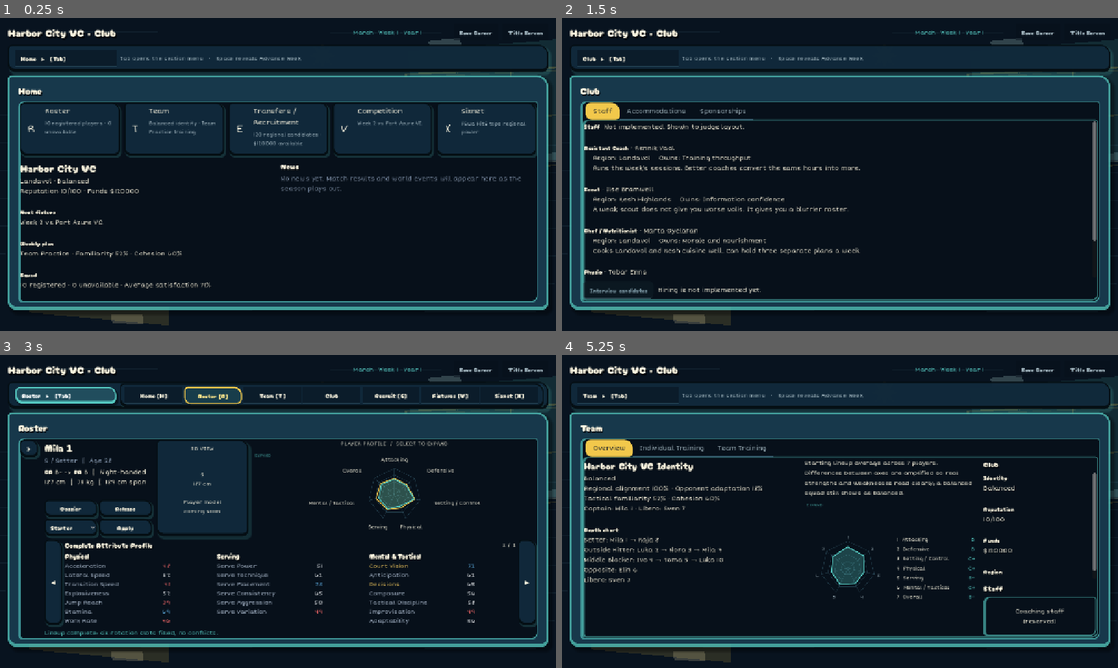
Above: before the commit, frames 1-4 (two rows, left to right).
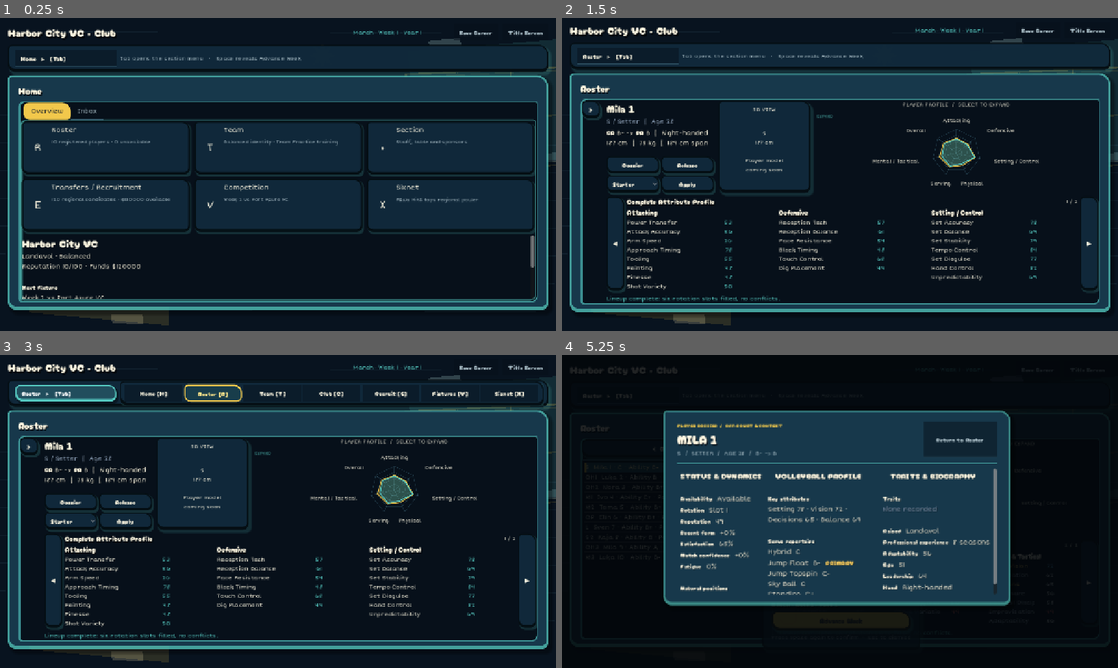
Above: after the commit, the same moments.

Repository: iracarranza/volley-world-manager
Game: Godot game, scene res://tools/preview/dashboard_preview.tscn
Two runs of this game, one before a commit and one after it. Both use one fixed random seed, a clock stepped at 60 frames per second and the inputs below. This scene is started directly instead of the project's main scene.
Inputs (mouse positions are in pixels of both pictures, inside the frame that each line leads up to; where the layout moved, square brackets give the same spot in the first picture):
- Up to frame 1 (0.25 s): no input
- Up to frame 2 (1.5 s): click (667, 149) [634, 130] at 0.5 s; click (895, 55) at 1.25 s, where only the run before the commit has a clickable "Club"
- Up to frame 3 (3 s): click "Title Screen" at 2 s; click "Roster ▸ [Tab]" at 2.75 s
- Up to frame 4 (5.25 s): click ">" at 3.5 s; click "< Collapse roster" (after the commit: ">") at 4.25 s; click "Dossier" at 5 s

The runs differ from the first frame. In frame 1, 28% of the frame differs, in the area x 3-97%, y 26-91%; in frame 2, 23%; in frame 3, 17%; in frame 4, 55%, in the area x 0-100%, y 3-99%.

Commit message:
Give Home room to grow, and spend the Club panel's width on content
Two layout problems, both about what happens as sections keep arriving.

Home is split into Overview and Inbox, the same TabContainer shape Team
and Club use. The crowding was two pressures at different rates: the card
grid gains an entry per nav section, and the feed gains one per *event
type* -- fixtures now, then voli complaints, sponsor offers, staff
results. Those do not belong in one column. Overview keeps the cards and
the summary; Inbox takes the feed at full width, where it can become a
real inbox instead of a sidebar being squeezed.

The card grid drops from five columns to three. At five, a sixth card
forces a lonely second row and every card narrows as sections are added.
At three, six cards make a clean 3x2, a seventh wraps predictably, and
card width no longer depends on how many sections exist -- growth changes
the number of rows rather than the legibility of any card.

Club gains a card there and the `C` shortcut, labelled `Club [C]`
alongside the rest.

Accommodations becomes two columns. Voli reaction was a foldout and
should not have been: a full-width dropdown over a short list is mostly
whitespace, and whitespace carrying nothing is not breathing room, it is
just empty. It is now a standing card in the right column -- it is the
thing a reader opens the panel to see -- while the left column holds the
controls and the three foldouts that genuinely are optional detail
(Paste stores, Lodging, Chef's attention). The left is weighted 1.35x so
the controls get their room and the card still fills its side.

Recorded rather than solved: three columns is a layout answer to Home's
growth, not a structural one. Past roughly eight sections the card grid
stops being a summary and becomes a second nav menu, and the honest fix
then is cards for the two or three sections that need attention *this
week*, chosen by the game rather than one per section. Not worth building
before the crowding is real.

793 checks, 792 passing -- the failure is the attack-symmetry ratchet
carried in from 75d0ca0. No dangling unique names after the reparenting.

Co-Authored-By: Claude Opus 5 <noreply@anthropic.com>
Claude-Session: https://claude.ai/code/session_0197KZ6RDwTpMdR7xHdkkPxn

Diff:
--- a/scenes/screens/career_dashboard.gd
+++ b/scenes/screens/career_dashboard.gd
@@ -141,6 +141,8 @@
 @onready var meal_option: OptionButton = %MealOption
 @onready var paste_row: HBoxContainer = %PasteRow
 @onready var accommodations_summary: RichTextLabel = %AccommodationsSummary
+@onready var foldout_column: VBoxContainer = %FoldoutColumn
+@onready var reaction_panel: RichTextLabel = %ReactionPanel
 @onready var sponsorship_summary: RichTextLabel = %SponsorshipSummary
 @onready var identity_finance_panel: RichTextLabel = %IdentityFinancePanel
 @onready var training_option: OptionButton = %TrainingOption
@@ -231,7 +233,8 @@
 		expanded_wheel_profile_option.add_item(profile_name)
 	position_training_option.add_item("None")
 	for position_name in Familiarity.POSITIONS: position_training_option.add_item(position_name)
-	for card in [%RosterCard, %TeamCard, %TransfersCard, %CompetitionCard, %SixnetCard]:
+	for card in [%RosterCard, %TeamCard, %ClubCard, %TransfersCard,
+			%CompetitionCard, %SixnetCard]:
 		card.section_requested.connect(_navigate)
 	refresh()
 	_navigate("Home")
@@ -303,6 +306,8 @@
 			_navigate("Transfers")
 		KEY_V:
 			_navigate("Competition")
+		KEY_C:
+			_navigate("Club")
 		KEY_X:
 			_navigate("Sixnet")
 		_:
@@ -528,23 +533,84 @@
 	paste_row.add_child(add_chip)
 	accommodations_summary.text = "\n".join([
 		"[b]Accommodations[/b]  %s" % CLUB_UNBUILT,
+		"The table is squad-wide by default; feeding volis separately costs more",
+		"each time. A block holds two to four pastes, and how many is the chef's",
+		"ceiling.",
+	])
+	## Foldouts rather than one long column.
+	##
+	## This panel already overflowed at 1600x900 with three blocks in it, and it
+	## is going to gain more -- stores, lodging, per-voli exceptions. Stacking
+	## prose until it scrolls is how a menu becomes unreadable; a reader opens
+	## the one thing they came for and the rest stays a heading.
+	for child in foldout_column.get_children():
+		child.queue_free()
+	## The reaction is the thing a reader opens this panel to see, so it is a
+	## standing card in the right column rather than a foldout. It also fills
+	## space the controls do not need: a full-width dropdown over a narrow list
+	## is mostly whitespace, and whitespace that carries nothing is not legible,
+	## it is just empty.
+	reaction_panel.text = "\n".join([
+		"[b]Feli · Rusa Kentaro[/b]",
+		"    [i]happy; this is close to home cooking[/i]",
 		"",
-		"The table is squad-wide by default. Feeding volis separately is possible",
-		"and costs more each time, the way bespoke costs more than mass production.",
+		"[b]Vegi · Odile Ferrand[/b]",
+		"    [i]tiring of the ferment[/i]",
 		"",
-		"A block holds two to four pastes; how many is the chef's ceiling. Holding",
-		"one ratio too long sours it, so there is no settled best meal.",
+		"[b]Avi · Sanne Rooijakkers[/b]",
+		"    [i]\"I think I'm allergic to Xervyan food.\"[/i]",
 		"",
-		"[b]Lodging[/b] — home, or a room in a region somebody was not raised in.",
+		"[b]Vegi · Petra Hallam[/b]",
+		"    [i]no comment[/i]",
 		"",
-		"Sample squad reaction:",
-		"    Feli · Rusa Kentaro — [i]happy; this is close to home cooking[/i]",
-		"    Vegi · Odile Ferrand — [i]tiring of the ferment[/i]",
-		"    Avi · Sanne Rooijakkers — [i]\"I think I'm allergic to Xervyan food.\"[/i]",
+		"[i]The allergy may not be real. Volis report what they feel, not what",
+		"is happening to them, and telling those apart is the physio's job.[/i]",
+	])
+	_add_foldout("Paste stores", false, "\n".join([
+		"    Sharp ferment      [color=#7fbf6a]plentiful[/color]     local · 1.0x",
+		"    Smoky char         [color=#7fbf6a]plentiful[/color]     local · 1.0x",
+		"    Clean umami        [color=#c9a227]low[/color]           Kesh · 1.4x import",
+		"    Heavy sweet        [color=#c9a227]low[/color]           Xervya · 1.9x import",
+		"    Bitter herb        [color=#b5563f]none[/color]          Sud Marine · 1.6x import",
 		"",
-		"[i]That last one may not be true. Volis report what they feel, not what",
-		"is happening to them.[/i]",
-	])
+		"[i]Ingredients near the club are cheap and distance adds import cost. A",
+		"squad drawn from six regions cannot all eat local, so the cheapest table",
+		"is also the most homesick one.[/i]",
+	]))
+	_add_foldout("Lodging", false, "\n".join([
+		"    Home              Harbor City quarters · standing cost",
+		"    Next away trip    Kesh Highlands, week 4 · [i]not yet booked[/i]",
+		"",
+		"[i]A voli billeted near where they were raised feels differently about the",
+		"trip than one taken somewhere alien.[/i]",
+	]))
+	_add_foldout("Chef's attention", false, "\n".join([
+		"    Separate plans this week    [color=#7fbf6a]1[/color] of 3 used",
+		"",
+		"[i]Differentiation is bounded by the chef rather than by funds. Money is",
+		"fungible; attention is an allocation, so a better chef buys flexibility",
+		"rather than a larger number.[/i]",
+	]))
+
+
+## One collapsible block. Header button toggles the body, which starts closed
+## unless this is the thing a reader most likely came for.
+func _add_foldout(title: String, open: bool, body_text: String) -> void:
+	var header := Button.new()
+	header.toggle_mode = true
+	header.button_pressed = open
+	header.alignment = HORIZONTAL_ALIGNMENT_LEFT
+	header.text = ("▾  " if open else "▸  ") + title
+	foldout_column.add_child(header)
+	var body := RichTextLabel.new()
+	body.bbcode_enabled = true
+	body.fit_content = true
+	body.visible = open
+	body.text = body_text
+	foldout_column.add_child(body)
+	header.toggled.connect(func(pressed: bool) -> void:
+		body.visible = pressed
+		header.text = ("▾  " if pressed else "▸  ") + title)
 
 
 func _refresh_sponsorships() -> void:
@@ -595,6 +661,7 @@
 	%TeamCard.set_summary("%s identity · %s training" % [CareerManager.career.identity, CareerManager.career.training_focus])
 	%TransfersCard.set_summary("%d regional candidates · $%d available" % [CareerManager.career.transfer_pool.size(), CareerManager.career.finances])
 	%CompetitionCard.set_summary("%s" % ("Week %d vs %s" % [fixture.week, fixture.opponent_name] if fixture != null else "Schedule complete"))
+	%ClubCard.set_summary("Staff, table and sponsors")
 	%SixnetCard.set_summary(
 		"Champion: %s" % CareerManager.career.sixnet_champion_region
 		if not CareerManager.career.sixnet_champion_region.is_empty()
--- a/scenes/screens/career_dashboard.tscn
+++ b/scenes/screens/career_dashboard.tscn
@@ -131,69 +131,86 @@
 layout_mode = 2
 theme_override_constants/separation = 10
 
-[node name="HomeCards" type="GridContainer" parent="Margin/Root/Body/ContentPanel/ContentMargin/Content/Sections/Home"]
-layout_mode = 2
-size_flags_horizontal = 3
-columns = 5
-
-[node name="RosterCard" parent="Margin/Root/Body/ContentPanel/ContentMargin/Content/Sections/Home/HomeCards" instance=ExtResource("2")]
+[node name="HomeSubTabs" type="TabContainer" parent="Margin/Root/Body/ContentPanel/ContentMargin/Content/Sections/Home"]
+unique_name_in_owner = true
+layout_mode = 2
+size_flags_vertical = 3
+tabs_visible = true
+
+[node name="Overview" type="VBoxContainer" parent="Margin/Root/Body/ContentPanel/ContentMargin/Content/Sections/Home/HomeSubTabs"]
+layout_mode = 2
+
+[node name="Inbox" type="VBoxContainer" parent="Margin/Root/Body/ContentPanel/ContentMargin/Content/Sections/Home/HomeSubTabs"]
+layout_mode = 2
+
+[node name="HomeCards" type="GridContainer" parent="Margin/Root/Body/ContentPanel/ContentMargin/Content/Sections/Home/HomeSubTabs/Overview"]
+layout_mode = 2
+size_flags_horizontal = 3
+columns = 3
+
+[node name="RosterCard" parent="Margin/Root/Body/ContentPanel/ContentMargin/Content/Sections/Home/HomeSubTabs/Overview/HomeCards" instance=ExtResource("2")]
 unique_name_in_owner = true
 section_id = "Roster"
 title_text = "Roster"
 summary_text = "Players, availability and development."
 icon_text = "R"
 
-[node name="TeamCard" parent="Margin/Root/Body/ContentPanel/ContentMargin/Content/Sections/Home/HomeCards" instance=ExtResource("2")]
+[node name="TeamCard" parent="Margin/Root/Body/ContentPanel/ContentMargin/Content/Sections/Home/HomeSubTabs/Overview/HomeCards" instance=ExtResource("2")]
 unique_name_in_owner = true
 section_id = "Team"
 title_text = "Team"
 summary_text = "Identity, depth chart and weekly training."
 icon_text = "T"
 
-[node name="TransfersCard" parent="Margin/Root/Body/ContentPanel/ContentMargin/Content/Sections/Home/HomeCards" instance=ExtResource("2")]
+[node name="ClubCard" parent="Margin/Root/Body/ContentPanel/ContentMargin/Content/Sections/Home/HomeSubTabs/Overview/HomeCards" instance=ExtResource("2")]
+unique_name_in_owner = true
+layout_mode = 2
+size_flags_horizontal = 3
+
+[node name="TransfersCard" parent="Margin/Root/Body/ContentPanel/ContentMargin/Content/Sections/Home/HomeSubTabs/Overview/HomeCards" instance=ExtResource("2")]
 unique_name_in_owner = true
 section_id = "Transfers"
 title_text = "Transfers / Recruitment"
 summary_text = "Regional candidates and roster additions."
 icon_text = "E"
 
-[node name="CompetitionCard" parent="Margin/Root/Body/ContentPanel/ContentMargin/Content/Sections/Home/HomeCards" instance=ExtResource("2")]
+[node name="CompetitionCard" parent="Margin/Root/Body/ContentPanel/ContentMargin/Content/Sections/Home/HomeSubTabs/Overview/HomeCards" instance=ExtResource("2")]
 unique_name_in_owner = true
 section_id = "Competition"
 title_text = "Competition"
 summary_text = "Fixtures, results and match entry."
 icon_text = "V"
 
-[node name="SixnetCard" parent="Margin/Root/Body/ContentPanel/ContentMargin/Content/Sections/Home/HomeCards" instance=ExtResource("2")]
+[node name="SixnetCard" parent="Margin/Root/Body/ContentPanel/ContentMargin/Content/Sections/Home/HomeSubTabs/Overview/HomeCards" instance=ExtResource("2")]
 unique_name_in_owner = true
 section_id = "Sixnet"
 title_text = "Sixnet"
 summary_text = "World league standings and regional power."
 icon_text = "X"
 
-[node name="HomeBody" type="HBoxContainer" parent="Margin/Root/Body/ContentPanel/ContentMargin/Content/Sections/Home"]
+[node name="HomeBody" type="HBoxContainer" parent="Margin/Root/Body/ContentPanel/ContentMargin/Content/Sections/Home/HomeSubTabs/Overview"]
 layout_mode = 2
 size_flags_vertical = 3
 theme_override_constants/separation = 12
 
-[node name="HomeSummary" type="RichTextLabel" parent="Margin/Root/Body/ContentPanel/ContentMargin/Content/Sections/Home/HomeBody"]
-unique_name_in_owner = true
-layout_mode = 2
-size_flags_horizontal = 3
-size_flags_vertical = 3
-bbcode_enabled = true
-
-[node name="NewsColumn" type="VBoxContainer" parent="Margin/Root/Body/ContentPanel/ContentMargin/Content/Sections/Home/HomeBody"]
+[node name="HomeSummary" type="RichTextLabel" parent="Margin/Root/Body/ContentPanel/ContentMargin/Content/Sections/Home/HomeSubTabs/Overview/HomeBody"]
+unique_name_in_owner = true
+layout_mode = 2
+size_flags_horizontal = 3
+size_flags_vertical = 3
+bbcode_enabled = true
+
+[node name="NewsColumn" type="VBoxContainer" parent="Margin/Root/Body/ContentPanel/ContentMargin/Content/Sections/Home/HomeSubTabs/Inbox"]
 layout_mode = 2
 size_flags_horizontal = 3
 theme_override_constants/separation = 6
 
-[node name="NewsTitle" type="Label" parent="Margin/Root/Body/ContentPanel/ContentMargin/Content/Sections/Home/HomeBody/NewsColumn"]
+[node name="NewsTitle" type="Label" parent="Margin/Root/Body/ContentPanel/ContentMargin/Content/Sections/Home/HomeSubTabs/Inbox/NewsColumn"]
 layout_mode = 2
 theme_override_font_sizes/font_size = 18
 text = "News"
 
-[node name="NewsPanel" type="RichTextLabel" parent="Margin/Root/Body/ContentPanel/ContentMargin/Content/Sections/Home/HomeBody/NewsColumn"]
+[node name="NewsPanel" type="RichTextLabel" parent="Margin/Root/Body/ContentPanel/ContentMargin/Content/Sections/Home/HomeSubTabs/Inbox/NewsColumn"]
 unique_name_in_owner = true
 layout_mode = 2
 size_flags_vertical = 3
@@ -736,7 +753,7 @@
 size_flags_horizontal = 3
 toggle_mode = true
 clip_text = true
-text = "Club"
+text = "Club [C]"
 metadata/section = "Club"
 
 [node name="TransfersNav" type="Button" parent="NavDropdown/NavClip/DropdownPanel/NavMargin/Nav"]
@@ -805,28 +822,71 @@
 [node name="Accommodations" type="VBoxContainer" parent="Margin/Root/Body/ContentPanel/ContentMargin/Content/Sections/Club/ClubSubTabs"]
 layout_mode = 2
 
-[node name="MealRow" type="HBoxContainer" parent="Margin/Root/Body/ContentPanel/ContentMargin/Content/Sections/Club/ClubSubTabs/Accommodations"]
-layout_mode = 2
-
-[node name="MealLabel" type="Label" parent="Margin/Root/Body/ContentPanel/ContentMargin/Content/Sections/Club/ClubSubTabs/Accommodations/MealRow"]
+[node name="AccBody" type="HBoxContainer" parent="Margin/Root/Body/ContentPanel/ContentMargin/Content/Sections/Club/ClubSubTabs/Accommodations"]
+layout_mode = 2
+size_flags_vertical = 3
+
+[node name="AccLeft" type="VBoxContainer" parent="Margin/Root/Body/ContentPanel/ContentMargin/Content/Sections/Club/ClubSubTabs/Accommodations/AccBody"]
+layout_mode = 2
+size_flags_horizontal = 3
+size_flags_stretch_ratio = 1.35
+
+[node name="ReactionCard" type="PanelContainer" parent="Margin/Root/Body/ContentPanel/ContentMargin/Content/Sections/Club/ClubSubTabs/Accommodations/AccBody"]
+layout_mode = 2
+size_flags_horizontal = 3
+
+[node name="ReactionMargin" type="MarginContainer" parent="Margin/Root/Body/ContentPanel/ContentMargin/Content/Sections/Club/ClubSubTabs/Accommodations/AccBody/ReactionCard"]
+layout_mode = 2
+theme_override_constants/margin_left = 12
+theme_override_constants/margin_top = 10
+theme_override_constants/margin_right = 12
+theme_override_constants/margin_bottom = 10
+
+[node name="ReactionColumn" type="VBoxContainer" parent="Margin/Root/Body/ContentPanel/ContentMargin/Content/Sections/Club/ClubSubTabs/Accommodations/AccBody/ReactionCard/ReactionMargin"]
+layout_mode = 2
+
+[node name="ReactionTitle" type="Label" parent="Margin/Root/Body/ContentPanel/ContentMargin/Content/Sections/Club/ClubSubTabs/Accommodations/AccBody/ReactionCard/ReactionMargin/ReactionColumn"]
+layout_mode = 2
+text = "Voli reaction"
+
+[node name="ReactionPanel" type="RichTextLabel" parent="Margin/Root/Body/ContentPanel/ContentMargin/Content/Sections/Club/ClubSubTabs/Accommodations/AccBody/ReactionCard/ReactionMargin/ReactionColumn"]
+unique_name_in_owner = true
+layout_mode = 2
+size_flags_vertical = 3
+bbcode_enabled = true
+scroll_active = true
+
+[node name="MealRow" type="HBoxContainer" parent="Margin/Root/Body/ContentPanel/ContentMargin/Content/Sections/Club/ClubSubTabs/Accommodations/AccBody/AccLeft"]
+layout_mode = 2
+
+[node name="MealLabel" type="Label" parent="Margin/Root/Body/ContentPanel/ContentMargin/Content/Sections/Club/ClubSubTabs/Accommodations/AccBody/AccLeft/MealRow"]
 layout_mode = 2
 text = "This week's table"
 
-[node name="MealOption" type="OptionButton" parent="Margin/Root/Body/ContentPanel/ContentMargin/Content/Sections/Club/ClubSubTabs/Accommodations/MealRow"]
+[node name="MealOption" type="OptionButton" parent="Margin/Root/Body/ContentPanel/ContentMargin/Content/Sections/Club/ClubSubTabs/Accommodations/AccBody/AccLeft/MealRow"]
 unique_name_in_owner = true
 custom_minimum_size = Vector2(190, 0)
 layout_mode = 2
 
-[node name="PasteRow" type="HBoxContainer" parent="Margin/Root/Body/ContentPanel/ContentMargin/Content/Sections/Club/ClubSubTabs/Accommodations"]
-unique_name_in_owner = true
-layout_mode = 2
-
-[node name="AccommodationsSummary" type="RichTextLabel" parent="Margin/Root/Body/ContentPanel/ContentMargin/Content/Sections/Club/ClubSubTabs/Accommodations"]
-unique_name_in_owner = true
-layout_mode = 2
-size_flags_vertical = 3
-bbcode_enabled = true
-scroll_active = true
+[node name="PasteRow" type="HBoxContainer" parent="Margin/Root/Body/ContentPanel/ContentMargin/Content/Sections/Club/ClubSubTabs/Accommodations/AccBody/AccLeft"]
+unique_name_in_owner = true
+layout_mode = 2
+
+[node name="AccommodationsSummary" type="RichTextLabel" parent="Margin/Root/Body/ContentPanel/ContentMargin/Content/Sections/Club/ClubSubTabs/Accommodations/AccBody/AccLeft"]
+unique_name_in_owner = true
+custom_minimum_size = Vector2(0, 72)
+layout_mode = 2
+bbcode_enabled = true
+fit_content = true
+
+[node name="FoldoutScroll" type="ScrollContainer" parent="Margin/Root/Body/ContentPanel/ContentMargin/Content/Sections/Club/ClubSubTabs/Accommodations/AccBody/AccLeft"]
+layout_mode = 2
+size_flags_vertical = 3
+
+[node name="FoldoutColumn" type="VBoxContainer" parent="Margin/Root/Body/ContentPanel/ContentMargin/Content/Sections/Club/ClubSubTabs/Accommodations/AccBody/AccLeft/FoldoutScroll"]
+unique_name_in_owner = true
+layout_mode = 2
+size_flags_horizontal = 3
 
 [node name="Sponsorships" type="VBoxContainer" parent="Margin/Root/Body/ContentPanel/ContentMargin/Content/Sections/Club/ClubSubTabs"]
 layout_mode = 2
--- a/tools/preview/dashboard_preview.gd
+++ b/tools/preview/dashboard_preview.gd
@@ -38,7 +38,13 @@
 	UIStyle.apply(self, PREVIEW_LIGHT_MODE)
 	_steps = [
 		["01_home", func() -> void: _dashboard._navigate("Home")],
-		["02_nav_open", func() -> void: _dashboard._toggle_nav_dropdown()],
+		["01b_home_inbox", func() -> void:
+			var t := _dashboard.find_child("HomeSubTabs", true, false)
+			if t != null: t.current_tab = 1],
+		["02_nav_open", func() -> void:
+			var t := _dashboard.find_child("HomeSubTabs", true, false)
+			if t != null: t.current_tab = 0
+			_dashboard._toggle_nav_dropdown()],
 		["03_roster", func() -> void: _dashboard._navigate("Roster")],
 		["04_roster_page2", func() -> void: _dashboard._step_attribute_page(1)],
 		["05_roster_list", func() -> void: _dashboard._toggle_roster_list()],
